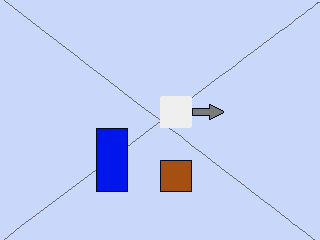
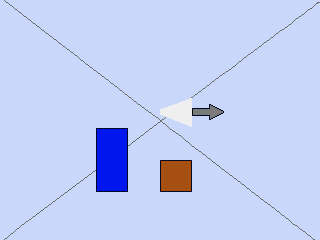
Layers edited between the first and the second 320x240 image:
painted on "Layer 2" over 160, 96, 192, 128
